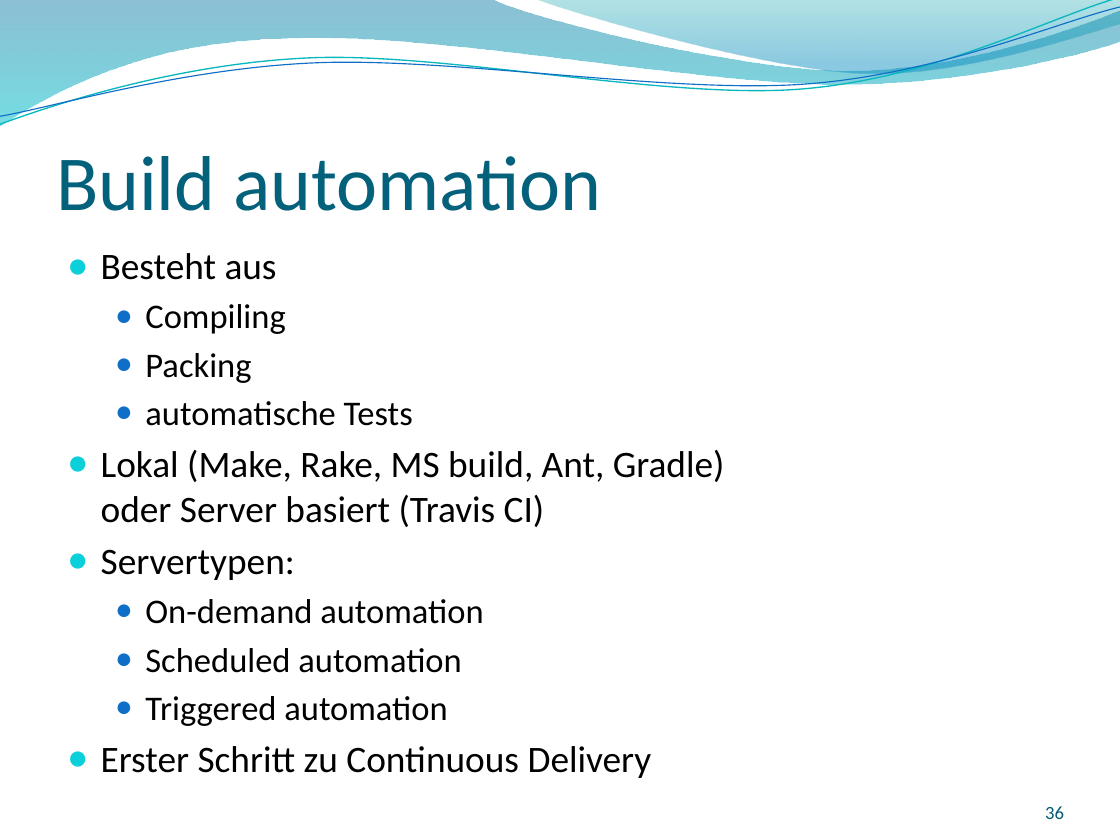
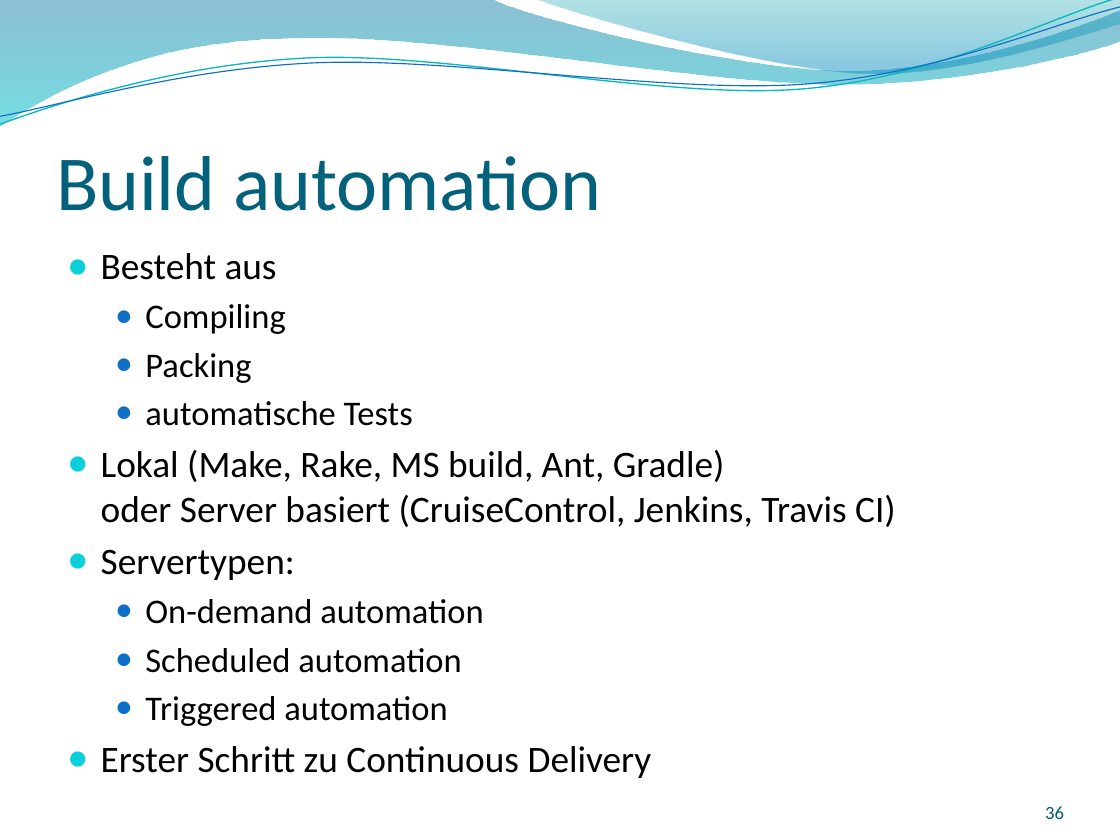
Before and after one commit to GitTyCat42/GITVortrag, a slide deck: slide 36 of SS2017_Git_2017-04-27_Nina-Stodolka_Johannes-Struzek.pptx. Drawn at 1120x840 pixels with LibreOffice and Linux fonts; fonts in the diff are those of the drawing; background and template pictures are left out. Boxes give left, top, right and bottom in pixels: in the first picture for what was removed or moved away, otherwise in the second. Text is boxed around its words. In the diff, an @@ line names an element or a change of style, - is before the commit and + after.

```diff
--- a/SS2017_Git_2017-04-27_Nina-Stodolka_Johannes-Struzek.pptx
+++ b/SS2017_Git_2017-04-27_Nina-Stodolka_Johannes-Struzek.pptx
@@ text at box(101, 450, 896, 527): text changed @@
-● Lokal (Make, Rake, MS build, Ant, Gradle)
-  oder Server basiert (Travis CI)
+● Lokal (Make, Rake, MS build, Ant, Gradle)
+  oder Server basiert (CruiseControl, Jenkins, Travis CI)
```
Also in this commit, not shown: 1 other slide changed.
